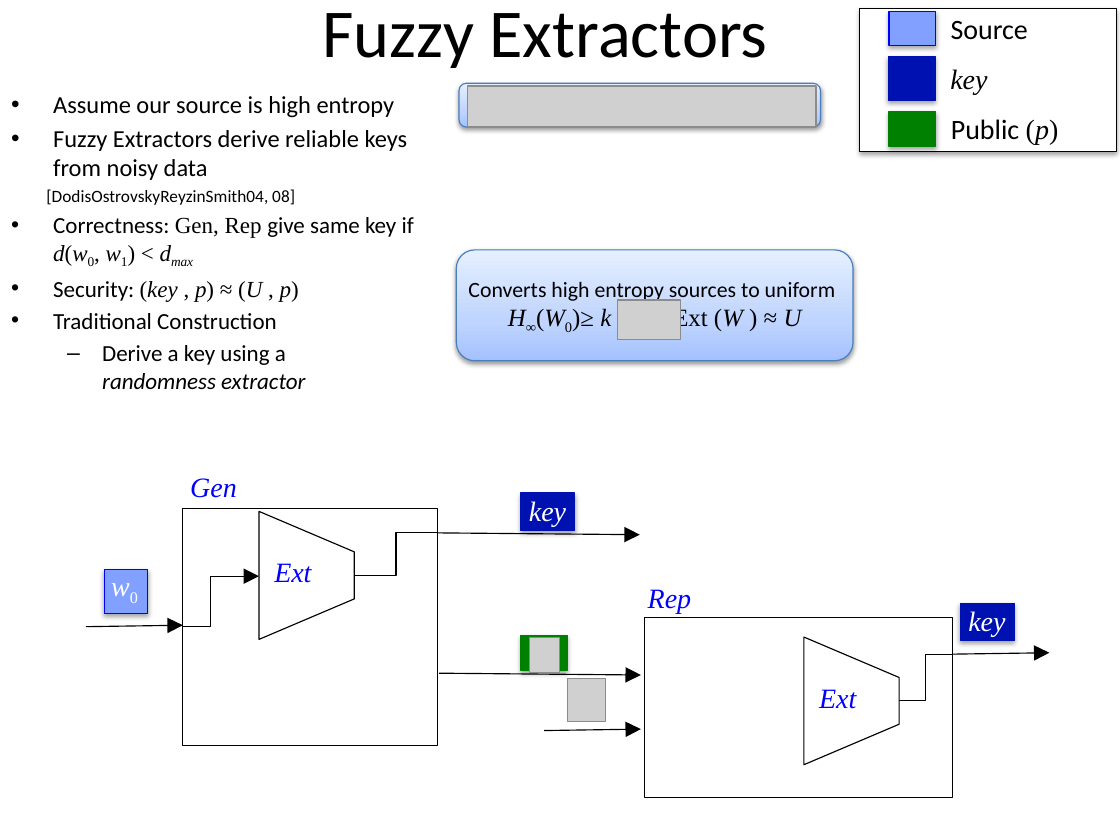
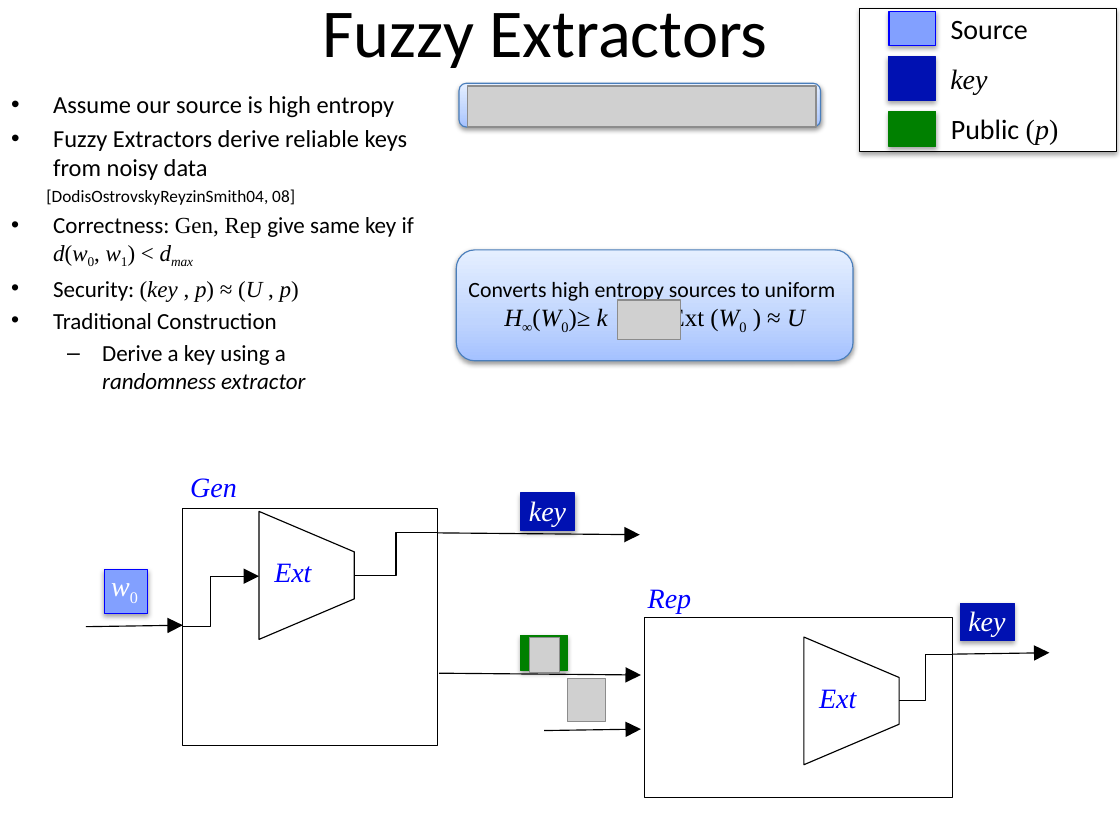
Before and after one commit to xianruimeng/comp-fuzzy-ext, a slide deck: slide 5 of ComputationalFuzzyExtractors.pptx. Drawn at 1120x840 pixels with LibreOffice and Linux fonts; fonts in the diff are those of the drawing; grey boxes stand for pictures. Boxes give left, top, right and bottom in pixels: in the first picture for what was removed or moved away, otherwise in the second. Text is boxed around its words. In the diff, an @@ line names an element or a change of style, - is before the commit and + after.

Commit message:
Working on comparison with computational extractors

```diff
--- a/ComputationalFuzzyExtractors.pptx
+++ b/ComputationalFuzzyExtractors.pptx
@@ text in rounded rectangle at [468, 282, 836, 332]: text changed @@
-Converts high entropy sources to uniform
-H∞(W0)≥ k Ext (W ) ≈ U
+Converts high entropy sources to uniform
+H∞(W0)≥ k Ext (W0 ) ≈ U
```
Also in this commit, not shown: 2 other slides changed, 1 other file.
